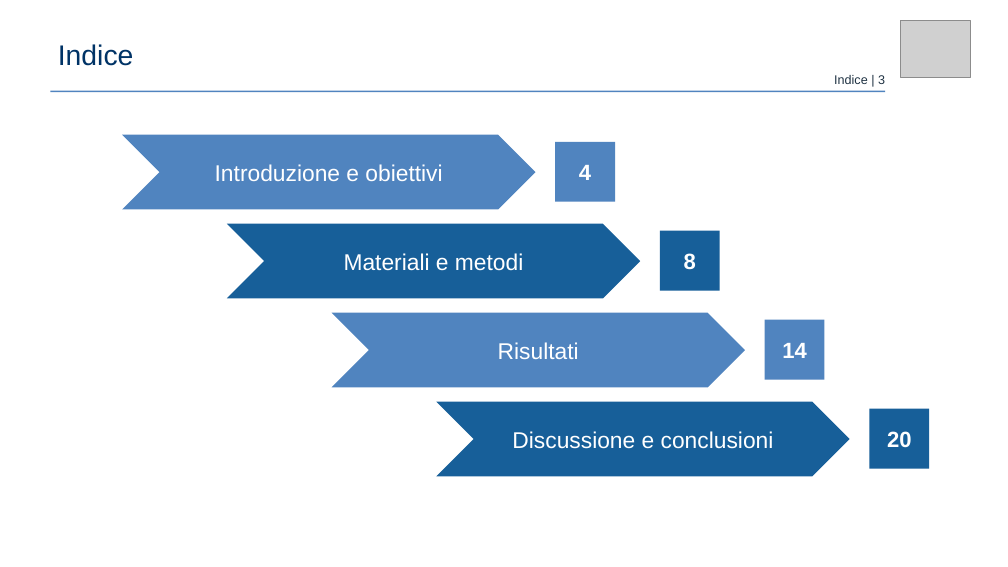
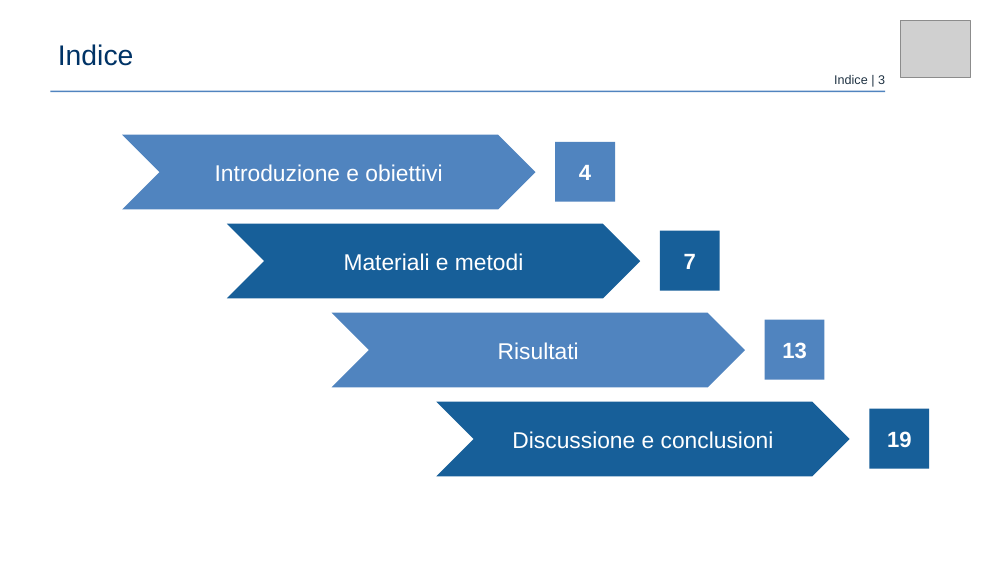
Before and after one commit to claudio-dragotta/shor-nisq-qec-thesis, a slide deck: slide 3 of presentazione/pptx prova/Dragotta Claudio.pptx. Drawn at 1008x567 pixels with LibreOffice and Linux fonts; fonts in the diff are those of the drawing; grey boxes stand for pictures. Boxes give left, top, right and bottom in pixels: in the first picture for what was removed or moved away, otherwise in the second. Text is boxed around its words. In the diff, an @@ line names an element or a change of style, - is before the commit and + after.

```diff
--- a/presentazione/pptx prova/Dragotta Claudio.pptx
+++ b/presentazione/pptx prova/Dragotta Claudio.pptx
@@ text in rectangle at <box>684,254,696,269</box>: text changed @@
-8
+7
@@ text in rectangle at <box>782,342,807,359</box>: text changed @@
-14
+13
@@ text in rectangle at <box>887,431,912,447</box>: text changed @@
-20
+19
```
Also in this commit, not shown: 16 other slides changed, 1 slide added, 1 slide removed, 5 other files.
